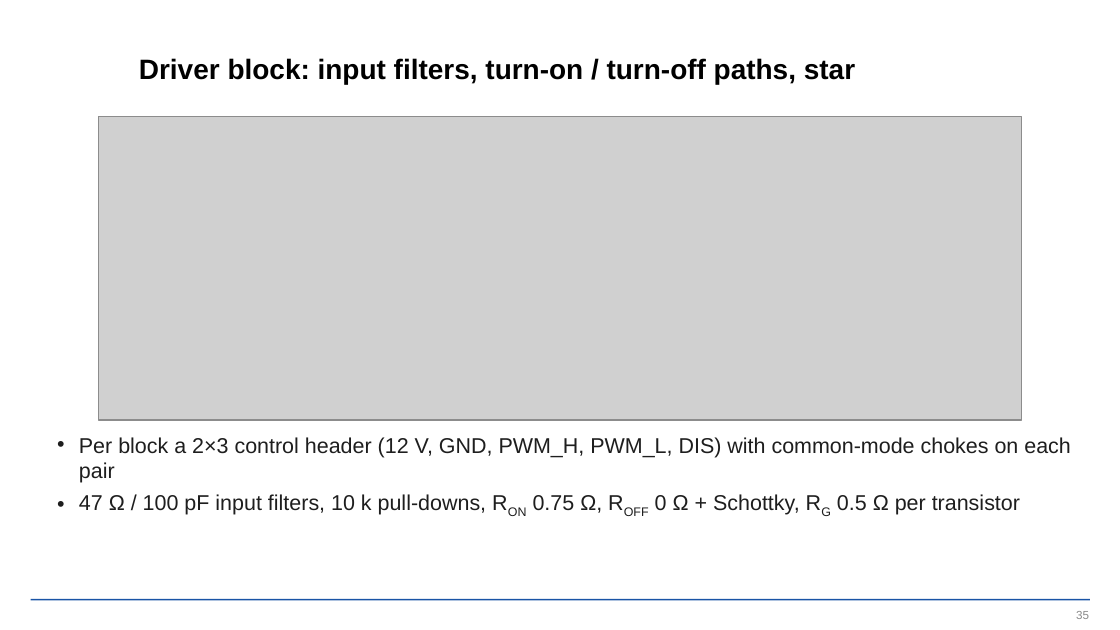
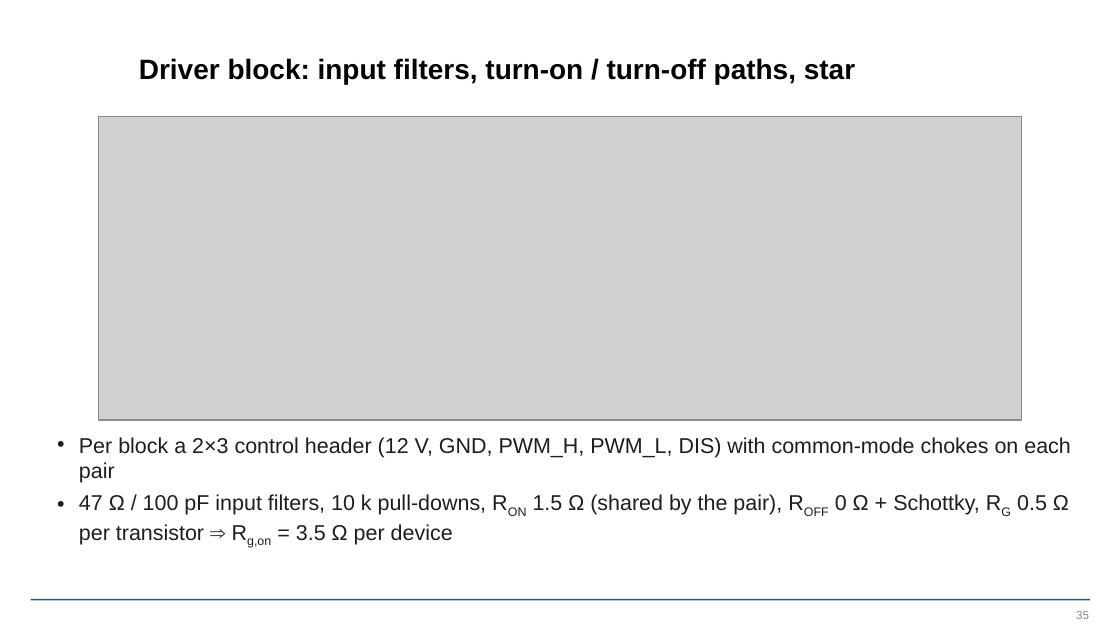
Before and after one commit to EnesAyaz/KTH, a slide deck: slide 35 of PCB-Design/reports/slides/spb_revb_design_flow.pptx. Drawn at 1120x630 pixels with LibreOffice and Linux fonts; fonts in the diff are those of the drawing; grey boxes stand for pictures; background and template pictures are left out. Boxes give left, top, right and bottom in pixels: in the first picture for what was removed or moved away, otherwise in the second. Text is boxed around its words. In the diff, an @@ line names an element or a change of style, - is before the commit and + after.

```diff
--- a/PCB-Design/reports/slides/spb_revb_design_flow.pptx
+++ b/PCB-Design/reports/slides/spb_revb_design_flow.pptx
@@ text at (79,494,1069,548): text changed @@
-• 47 Ω / 100 pF input filters, 10 k pull-downs, RON 0.75 Ω, ROFF 0 Ω + Schottky, RG 0.5 Ω per transistor
+• 47 Ω / 100 pF input filters, 10 k pull-downs, RON 1.5 Ω (shared by the pair), ROFF 0 Ω + Schottky, RG 0.5 Ω per transistor ⇒ Rg,on = 3.5 Ω per device
```
Also in this commit, not shown: 8 other slides changed, 2 slides added, 32 other files.
